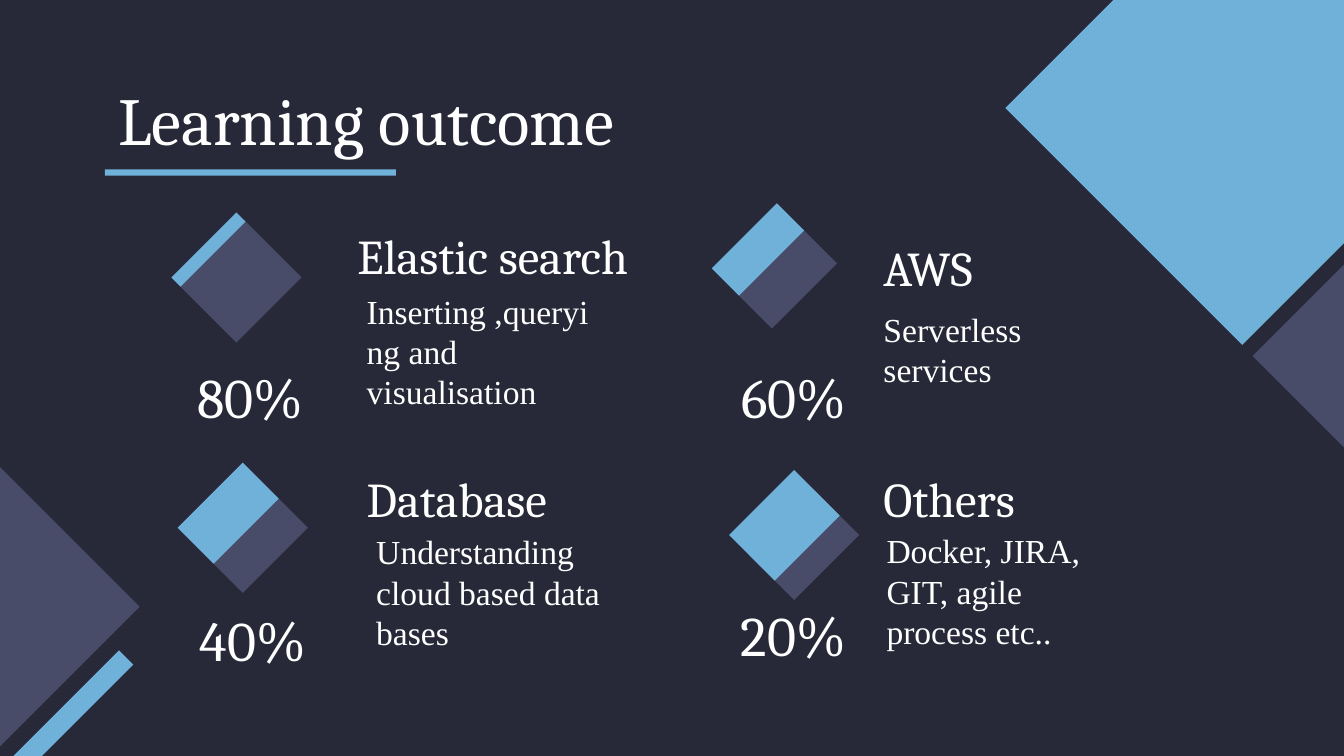
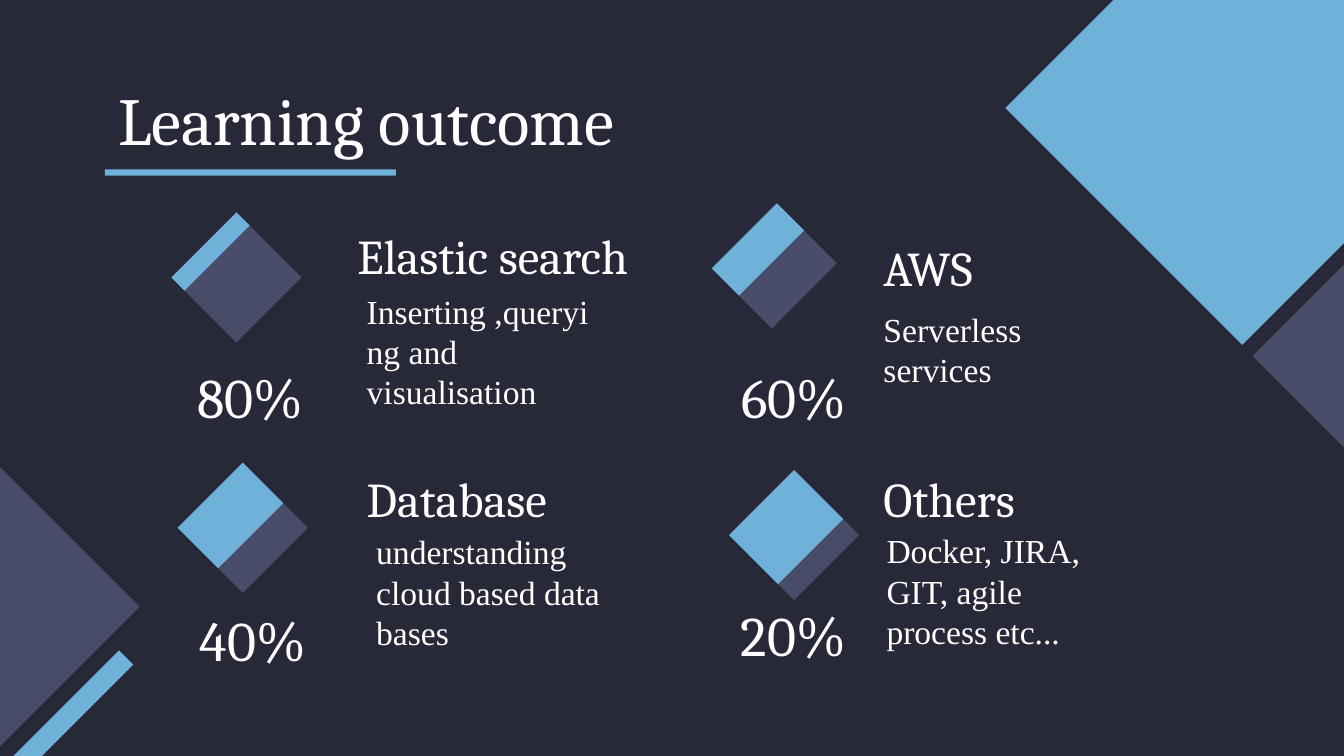
Before and after one commit to mehar-srinivas-chowdari/git-learning, a slide deck: slide 13 of presentation_to_seniors.pptx. Drawn at 1344x756 pixels with LibreOffice and Linux fonts; fonts in the diff are those of the drawing. Boxes give left, top, right and bottom in pixels: in the first picture for what was removed or moved away, otherwise in the second. Text is boxed around its words. In the diff, an @@ line names an element or a change of style, - is before the commit and + after.

```diff
--- a/presentation_to_seniors.pptx
+++ b/presentation_to_seniors.pptx
@@ rectangle: place and size @@
-rectangle at [171,212,246,287]
+rectangle at [172,213,250,291]
@@ rectangle: place and size @@
-rectangle at [178,463,279,565]
+rectangle at [177,462,284,569]
@@ rectangle: place and size @@
-rectangle at [729,471,840,582]
+rectangle at [729,470,844,585]
@@ subtitle at [887,539,1080,650]: text changed @@
-Docker, JIRA, GIT, agile process etc..
+Docker, JIRA, GIT, agile process etc...
@@ subtitle at [376,540,600,646]: text changed @@
-Understanding cloud based data bases
+understanding cloud based data bases
```
Also in this commit, not shown: 2 other slides changed.
